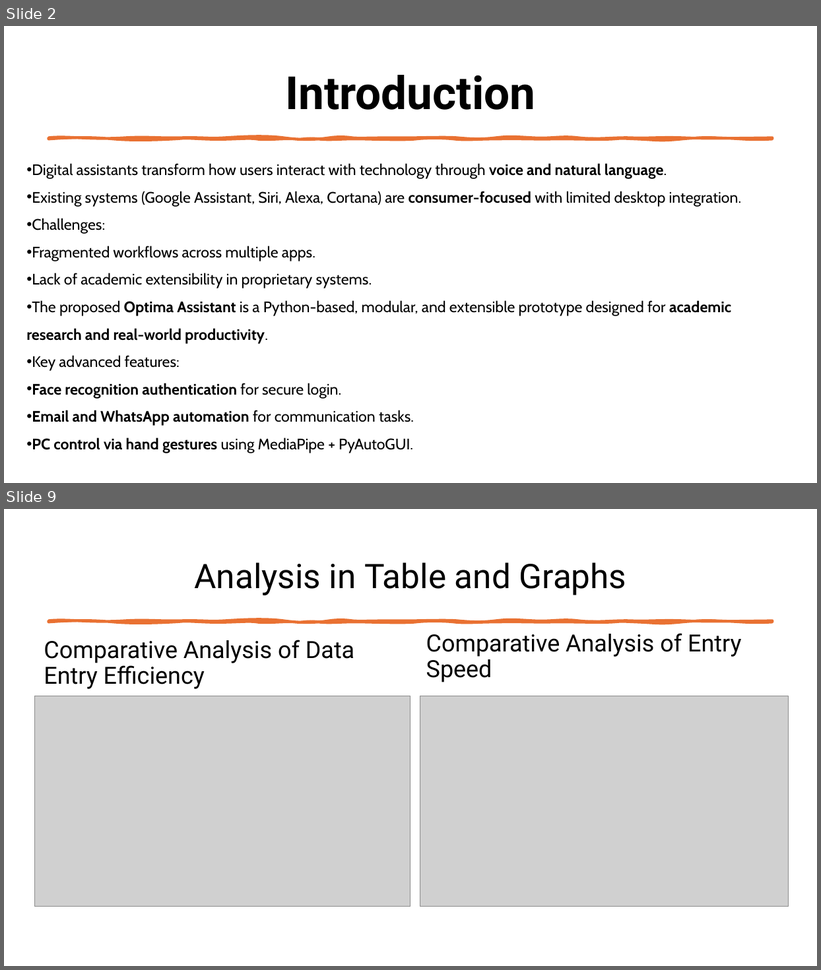
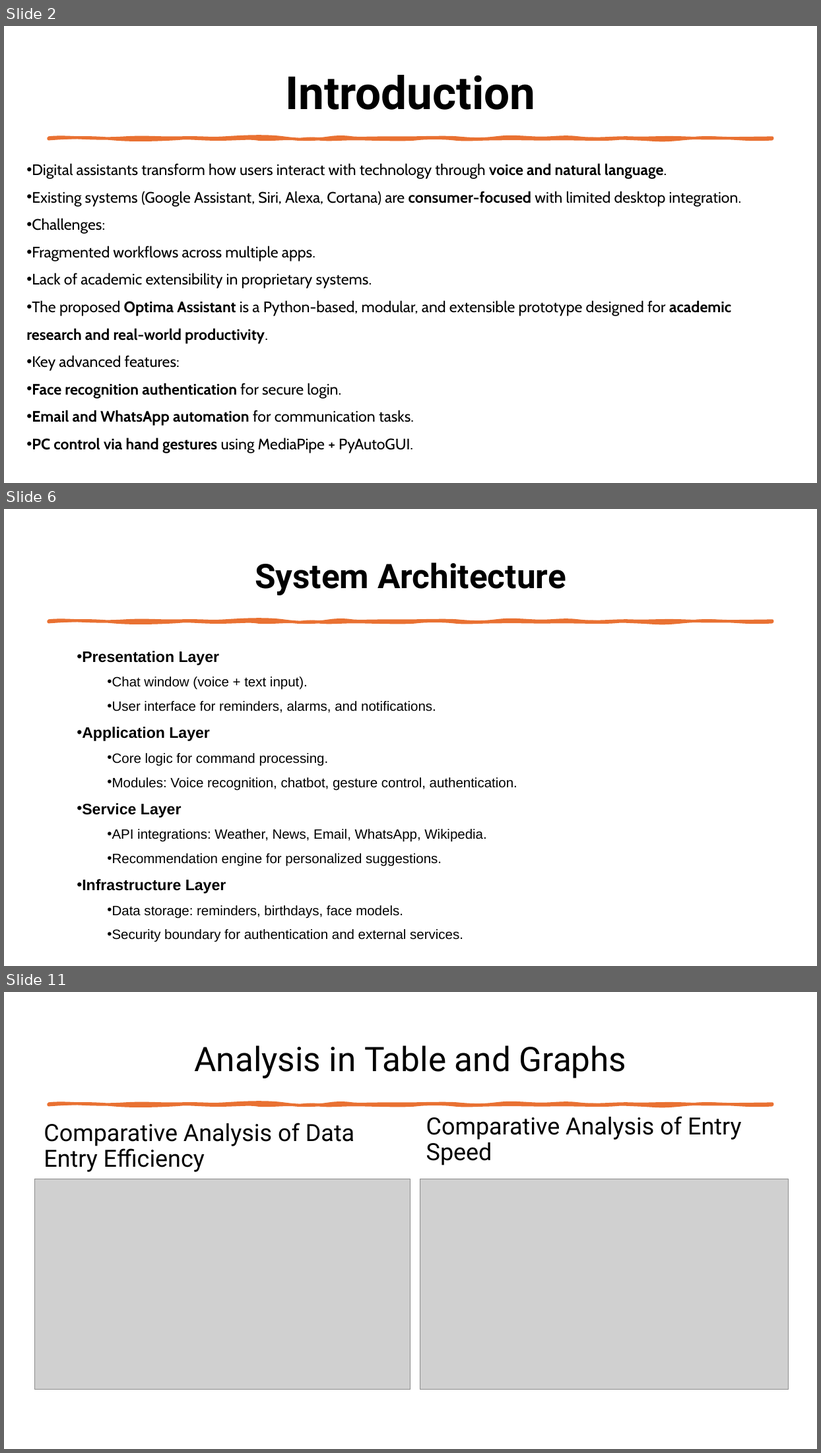
Before and after one commit to suhelgupta/mca-final-year-project, a slide deck: reports/Vignan Project Presentation.pptx. Shown one above the other, each under a label of ours: slides 2 and 9 before the commit, slides 2, 6 and 11 after it; the slides between them are not shown. The pictures are 821x970 and 821x1453 pixels, drawn with LibreOffice and Linux fonts; fonts in the diff are those of the drawing; grey boxes stand for pictures. Boxes give left, top, right and bottom in pixels: in the first picture for what was removed or moved away, otherwise in the second. Text is boxed around its words. In the diff, an @@ line names an element or a change of style, - is before the commit and + after.

```diff
--- a/reports/Vignan Project Presentation.pptx
+++ b/reports/Vignan Project Presentation.pptx
@@ slide 6 added at <box>4,509,817,966</box>, background #FFFFFF @@
@@ title added at <box>255,562,566,595</box>, 40 pt, text #000000, bold @@
+System Architecture
@@ freeform shape added at <box>48,621,773,622</box>, fill #E97132, outline #E97132 3.25 pt @@
@@ text added at <box>82,651,517,943</box>, 16 pt, text #000000 @@
+• Presentation Layer
+  • Chat window (voice + text input).
+  • User interface for reminders, alarms, and notifications.
+• Application Layer
+  • Core logic for command processing.
+  • Modules: Voice recognition, chatbot, gesture control, authentication.
+• Service Layer
+  • API integrations: Weather, News, Email, WhatsApp, Wikipedia.
+  • Recommendation engine for personalized suggestions.
+• Infrastructure Layer
+  • Data storage: reminders, birthdays, face models.
+  • Security boundary for authentication and external services.
@@ what was slide 9 is now slide 11 @@
```
Also in this commit, not shown: 3 slides changed, 5 other slides added, 4 slides removed, 1 other file.
